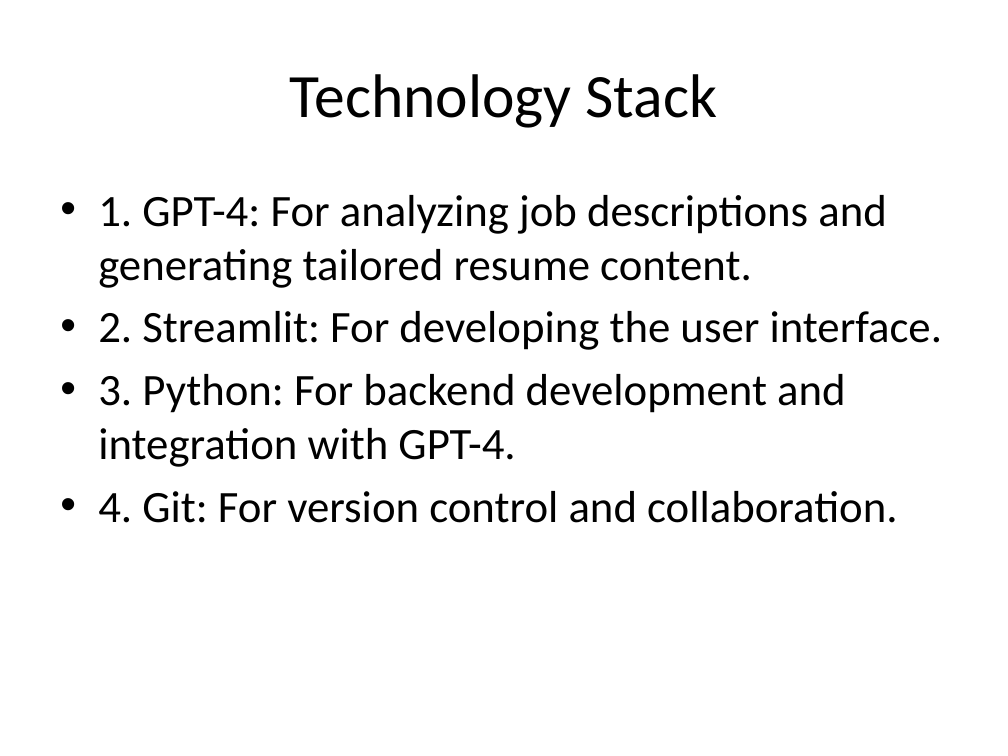
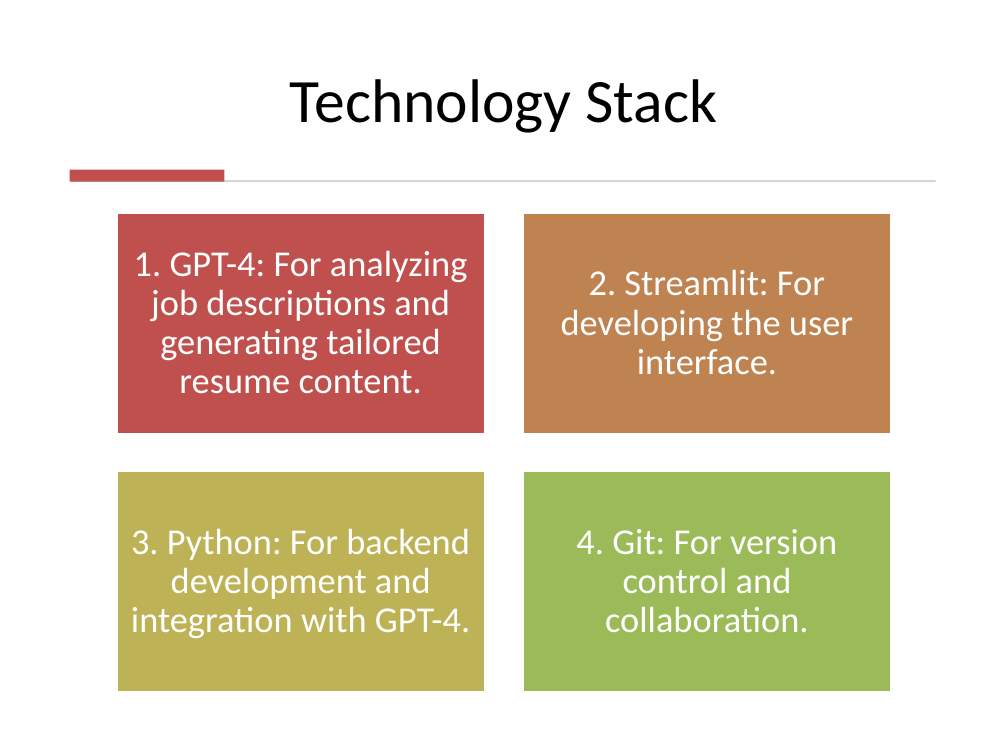
Before and after one commit to ideepankarsharma2003/MCA, a slide deck: slide 5 of Semester 02/OMC 207 Mini Project/Tailored_CV_for_Jobs_Presentation.pptx. Drawn at 1008x756 pixels with LibreOffice and Linux fonts; fonts in the diff are those of the drawing. Boxes give left, top, right and bottom in pixels: in the first picture for what was removed or moved away, otherwise in the second. Text is boxed around its words. In the diff, an @@ line names an element or a change of style, - is before the commit and + after.

```diff
--- a/Semester 02/OMC 207 Mini Project/Tailored_CV_for_Jobs_Presentation.pptx
+++ b/Semester 02/OMC 207 Mini Project/Tailored_CV_for_Jobs_Presentation.pptx
@@ title "Technology Stack" at (x1=290, y1=79, x2=717, y2=133): vertical alignment middle to bottom @@
@@ rectangle added at (x1=70, y1=169, x2=225, y2=181), fill #C0504D @@
@@ rectangle added at (x1=72, y1=180, x2=935, y2=182), fill #D5D5D5 @@
@@ text removed at (x1=98, y1=195, x2=943, y2=523) @@
-• 1. GPT-4: For analyzing job descriptions and generating tailored resume content.
-• 2. Streamlit: For developing the user interface.
-• 3. Python: For backend development and integration with GPT-4.
-• 4. Git: For version control and collaboration.
@@ group added at (x1=116, y1=213, x2=891, y2=692): 4 rectangles, 4 texts @@
+1. GPT-4: For analyzing job descriptions and generating tailored resume content.
+2. Streamlit: For developing the user interface.
+3. Python: For backend development and integration with GPT-4.
+4. Git: For version control and collaboration.
```
Also in this commit, not shown: 7 other slides changed, 10 other files.
